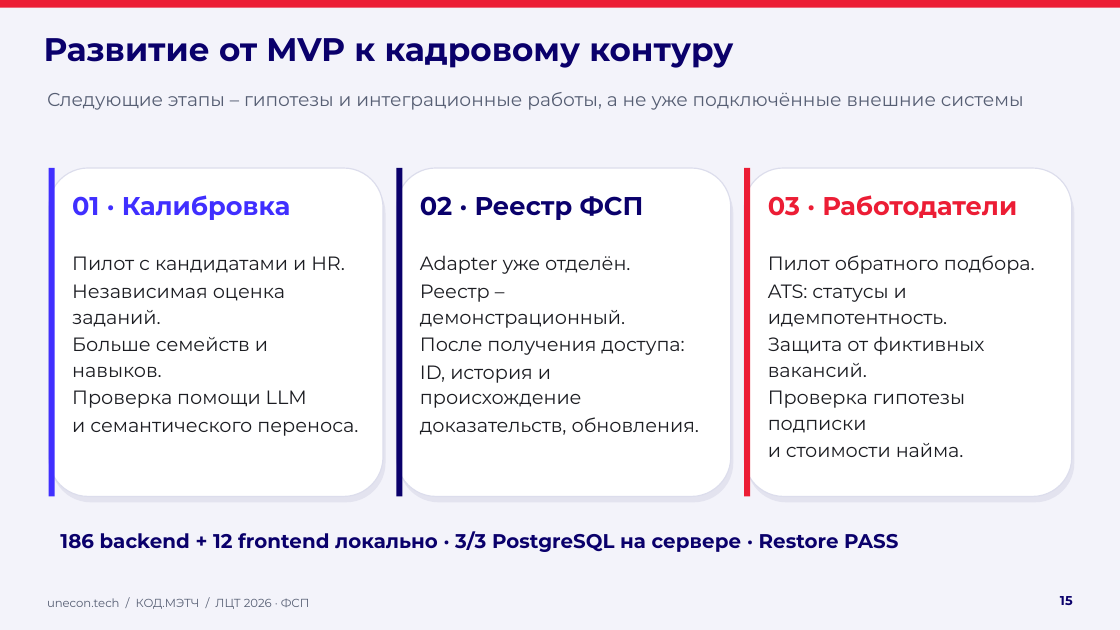
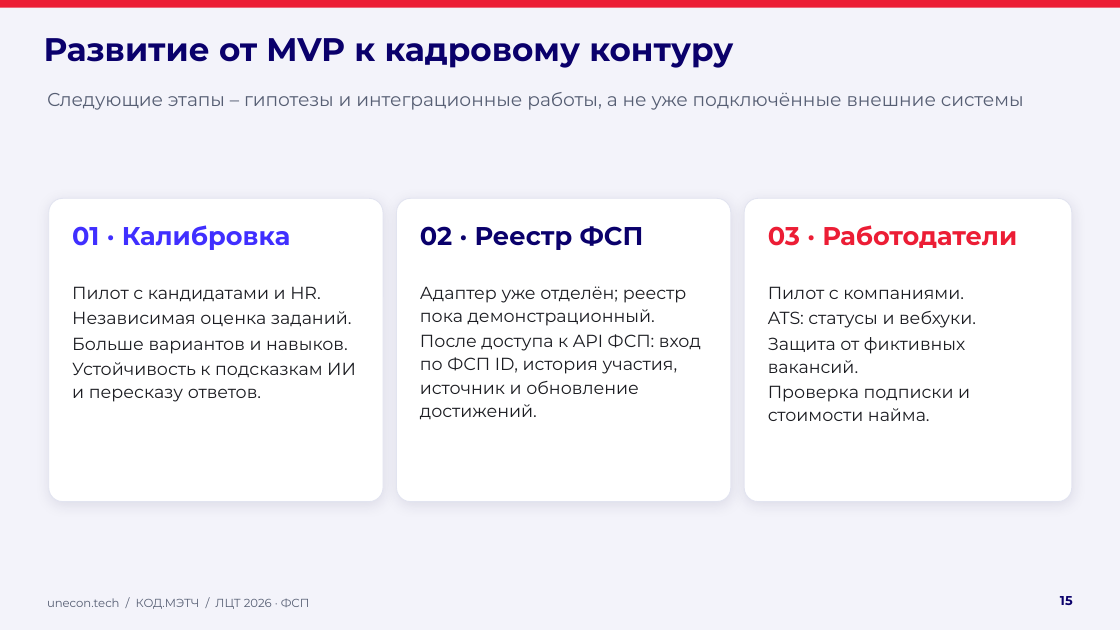
Before and after one commit to Valery766/kodmatch-lct-2026, a slide deck: slide 15 of presentation/КОД.МЭТЧ_unecon.tech_ЛЦТ_ФСП_2026.pptx. Drawn at 1120x630 pixels with LibreOffice and Linux fonts; fonts in the diff are those of the drawing; background and template pictures are left out. Boxes give left, top, right and bottom in pixels: in the first picture for what was removed or moved away, otherwise in the second. Text is boxed around its words. In the diff, an @@ line names an element or a change of style, - is before the commit and + after.

```diff
--- a/presentation/КОД.МЭТЧ_unecon.tech_ЛЦТ_ФСП_2026.pptx
+++ b/presentation/КОД.МЭТЧ_unecon.tech_ЛЦТ_ФСП_2026.pptx
@@ rectangle removed at bbox=[49, 168, 55, 497] @@
@@ rounded rectangle removed at bbox=[51, 174, 386, 502] @@
@@ rectangle removed at bbox=[397, 168, 402, 497] @@
@@ rounded rectangle removed at bbox=[399, 174, 734, 502] @@
@@ rectangle removed at bbox=[744, 168, 750, 497] @@
@@ rounded rectangle removed at bbox=[747, 174, 1075, 502] @@
@@ rounded rectangle: place and size @@
-rounded rectangle at bbox=[49, 168, 383, 497]
+rounded rectangle at bbox=[49, 198, 383, 502]
@@ rounded rectangle: place and size @@
-rounded rectangle at bbox=[397, 168, 731, 497]
+rounded rectangle at bbox=[397, 198, 731, 502]
@@ outline #DCDDEC 1 pt to #E2E4F0 0.75 pt; shadow on; proportions changed in 3 elements at bbox=[397, 198, 731, 502], bbox=[49, 198, 383, 502], bbox=[744, 198, 1072, 502] @@
@@ rounded rectangle: place and size @@
-rounded rectangle at bbox=[744, 168, 1072, 497]
+rounded rectangle at bbox=[744, 198, 1072, 502]
@@ 3 texts: place and size @@
-3 texts at bbox=[72, 195, 1017, 220]
+3 texts at bbox=[72, 225, 1017, 250]
@@ text "Пилот с кандидатами и HR.": place and size @@
-text "Пилот с кандидатами и HR." at bbox=[72, 256, 358, 436]
+text "Пилот с кандидатами и HR." at bbox=[72, 286, 356, 402]
@@ text at bbox=[72, 286, 352, 327]: size 16.5 to 15 pt in "Пилот с кандидатами и HR.", "Независимая оценка заданий." @@
@@ text at bbox=[420, 286, 701, 420]: text changed; size 16.5 to 15 pt @@
-Adapter уже отделён.
-Реестр – демонстрационный.
-После получения доступа:
-ID, история и происхождение
-доказательств, обновления.
+Адаптер уже отделён; реестр пока демонстрационный.
+После доступа к API ФСП: вход по ФСП ID, история участия, источник и обновление достижений.
@@ text "Пилот с компаниями.": place and size @@
-text "Пилот с компаниями." at bbox=[768, 255, 1035, 457]
+text "Пилот с компаниями." at bbox=[768, 286, 976, 421]
@@ text at bbox=[768, 286, 976, 328]: text changed; size 16.5 to 15 pt @@
-Пилот обратного подбора.
-ATS: статусы и идемпотентность.
+Пилот с компаниями.
+ATS: статусы и вебхуки.
@@ text at bbox=[72, 337, 356, 402]: text changed; size 16.5 to 15 pt @@
-Больше семейств и навыков.
-Проверка помощи LLM
-и семантического переноса.
+Больше вариантов и навыков.
+Устойчивость к подсказкам ИИ и пересказу ответов.
@@ text at bbox=[768, 337, 965, 373]: size 16.5 to 15 pt in "Защита от фиктивных вакансий." @@
@@ text at bbox=[768, 385, 970, 421]: text changed; size 16.5 to 15 pt @@
-Проверка гипотезы подписки
-и стоимости найма.
+Проверка подписки и стоимости найма.
@@ text removed at bbox=[60, 531, 898, 552] @@
-186 backend + 12 frontend локально · 3/3 PostgreSQL на сервере · Restore PASS
```
Also in this commit, not shown: 14 other slides changed, 52 other files.
